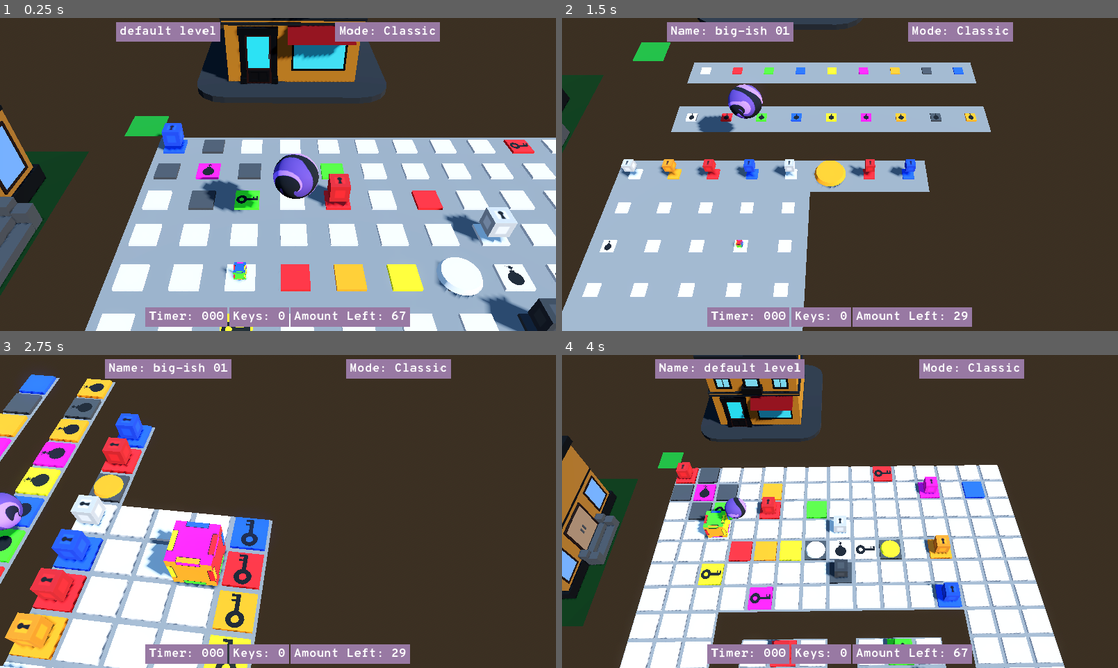
Above: before the commit, frames 1-4 (two rows, left to right).
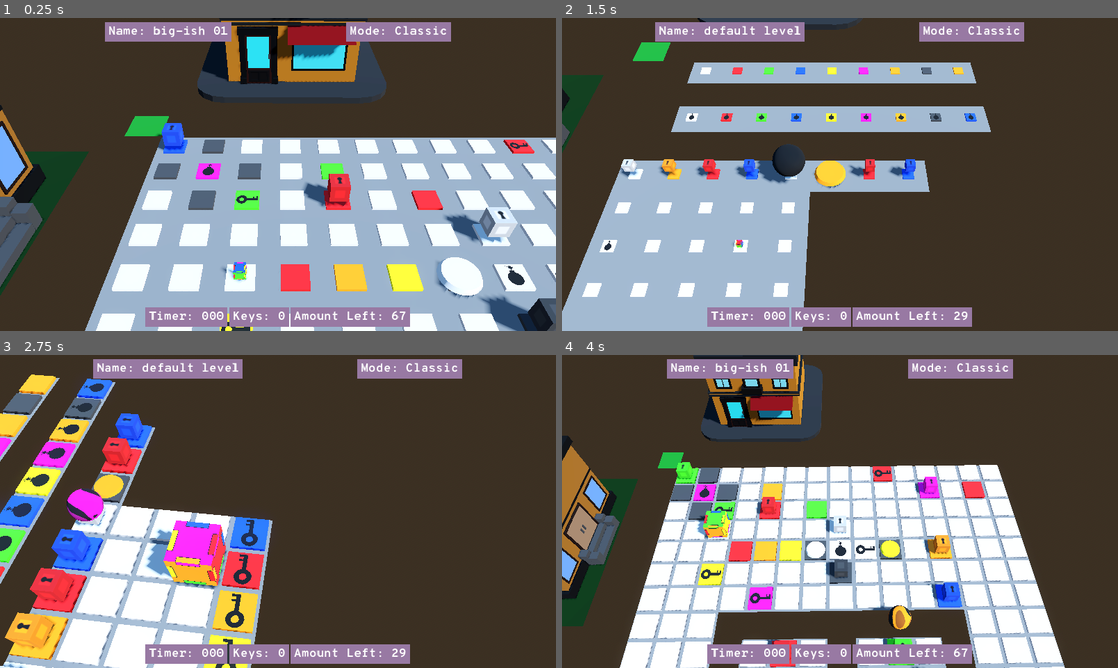
Above: after the commit, the same moments.

Repository: garrettjwilke/cube_thingy
Game: Godot game, scene res://scenes/3d/game_base.tscn
Same seed, same stepped clock (60 frames per second), same inputs: the game is played once before the commit and once after it.
Inputs:
- Up to frame 1 (0.25 s): no input
- Up to frame 2 (1.5 s): hold D (right) 0.53-1.28 s; tap N (level_next) at 0.6 s; tap B (level_previous) at 0.8, 1.35 s; hold S (back) from 1.28 s (still down)
- Up to frame 3 (2.75 s): tap N (level_next) at 1.55 s; release S (back) at 2.03 s; hold D (right) from 2.03 s (still down); tap Q (CAM_ROTATE_LEFT) at 2.1 s; tap B (level_previous) at 2.3 s
- Up to frame 4 (4 s): release D (right) at 2.78 s; hold W (forward) 2.78-3.53 s; tap E (CAM_ROTATE_RIGHT) at 2.85 s; tap N (level_next) at 3.05 s; hold A (left) from 3.53 s (still down); tap C (cam_swap) at 3.6 s; tap B (level_previous) at 3.8 s

The runs differ from the first frame. In frame 1, 2.6% of the frame differs, in the area x 18-82%, y 1-63%; in frame 2, 2.7%, in the area x 16-84%, y 1-53%; in frame 3, 2.7%; in frame 4, 2.1%.

Commit message:
added final orb thingy

Diff:
--- /dev/null
+++ b/assets/textures/marble_subviewport.tscn
@@ -0,0 +1,30 @@
+[gd_scene load_steps=3 format=3 uid="uid://wl22ybibevnf"]
+
+[ext_resource type="Shader" path="res://scripts/planet.gdshader" id="1_k6djs"]
+
+[sub_resource type="ShaderMaterial" id="ShaderMaterial_4k1ew"]
+shader = ExtResource("1_k6djs")
+shader_parameter/R = Vector2(0.8, 0.6)
+shader_parameter/scale = 0.2
+shader_parameter/speed = 0.2
+shader_parameter/direction = Vector3(1, 1, 0)
+shader_parameter/distortion = 0.5
+shader_parameter/layers = 2.0
+shader_parameter/shades = 2.0
+shader_parameter/steps = 4
+shader_parameter/tint = Vector3(0.2, 0.2, 1)
+
+[node name="SubViewport" type="SubViewport"]
+disable_3d = true
+size = Vector2i(128, 128)
+
+[node name="Node2D" type="Node2D" parent="."]
+
+[node name="ColorRect" type="ColorRect" parent="Node2D"]
+material = SubResource("ShaderMaterial_4k1ew")
+custom_minimum_size = Vector2(256, 256)
+anchors_preset = 15
+anchor_right = 1.0
+anchor_bottom = 1.0
+grow_horizontal = 2
+grow_vertical = 2
--- a/scenes/3d/view_3d.tscn
+++ b/scenes/3d/view_3d.tscn
@@ -6,7 +6,6 @@
 [ext_resource type="Shader" path="res://scripts/mobius.gdshader" id="5_hvqdt"]
 [ext_resource type="ArrayMesh" uid="uid://khps4w87p745" path="res://assets/meshes/shop_01.obj" id="5_kw8ap"]
 [ext_resource type="ArrayMesh" uid="uid://c5s26t4lib4sm" path="res://assets/meshes/building_01.obj" id="6_l0u5q"]
-[ext_resource type="Shader" path="res://scripts/planet.gdshader" id="8_xttnd"]
 
 [sub_resource type="ProceduralSkyMaterial" id="ProceduralSkyMaterial_m7yul"]
 sky_top_color = Color(0.290196, 0.447059, 0.701961, 1)
@@ -70,32 +69,6 @@
 [sub_resource type="PlaneMesh" id="PlaneMesh_l0mnd"]
 size = Vector2(1, 1)
 
-[sub_resource type="ViewportTexture" id="ViewportTexture_6ej75"]
-viewport_path = NodePath("finish_orb/SubViewport")
-
-[sub_resource type="StandardMaterial3D" id="StandardMaterial3D_eo5qt"]
-resource_local_to_scene = true
-albedo_color = Color(0.545098, 0.34902, 0.988235, 1)
-albedo_texture = SubResource("ViewportTexture_6ej75")
-clearcoat = 0.15
-clearcoat_roughness = 0.9
-
-[sub_resource type="SphereMesh" id="SphereMesh_5o4ws"]
-resource_local_to_scene = true
-material = SubResource("StandardMaterial3D_eo5qt")
-
-[sub_resource type="ShaderMaterial" id="ShaderMaterial_4k1ew"]
-shader = ExtResource("8_xttnd")
-shader_parameter/R = Vector2(0.8, 0.6)
-shader_parameter/scale = 0.2
-shader_parameter/speed = 0.2
-shader_parameter/direction = Vector3(1, 1, 0)
-shader_parameter/distortion = 0.5
-shader_parameter/layers = 2.0
-shader_parameter/shades = 2.0
-shader_parameter/steps = 4
-shader_parameter/tint = Vector3(0.2, 0.2, 1)
-
 [node name="view_3d" type="Node3D"]
 rotation_order = 0
 script = ExtResource("1_wpaoh")
@@ -154,22 +127,3 @@
 [node name="Building01" type="MeshInstance3D" parent="."]
 transform = Transform3D(0.3, 0, 0, 0, 0.3, 0, 0, 0, 0.3, -4.48819, 0, 3.44765)
 mesh = ExtResource("6_l0u5q")
-
-[node name="finish_orb" type="MeshInstance3D" parent="."]
-transform = Transform3D(0.8, 0, 3.0571e-15, 3.0571e-15, 3.49691e-08, -0.8, 0, 0.8, 3.49691e-08, 3, 1.5, 3)
-mesh = SubResource("SphereMesh_5o4ws")
-
-[node name="SubViewport" type="SubViewport" parent="finish_orb"]
-disable_3d = true
-size = Vector2i(128, 128)
-
-[node name="Node2D" type="Node2D" parent="finish_orb/SubViewport"]
-
-[node name="ColorRect" type="ColorRect" parent="finish_orb/SubViewport/Node2D"]
-material = SubResource("ShaderMaterial_4k1ew")
-custom_minimum_size = Vector2(256, 256)
-anchors_preset = 15
-anchor_right = 1.0
-anchor_bottom = 1.0
-grow_horizontal = 2
-grow_vertical = 2
--- a/scripts/cube_3d.gd
+++ b/scripts/cube_3d.gd
@@ -210,12 +210,14 @@
 			hmls.debug_message("cube_3d.gd", "reset button pressed", 1)
 			hmls.update_tiles("reset")
 			hmls.update_tiles("3d")
+			hmls.emit_signal("signal_level_start")
 			reset_pos()
 	if Input.is_action_just_pressed("level_next"):
 		if hmls.PAUSE == false:
 			hmls.update_level(1)
 			hmls.update_tiles("reset")
 			hmls.update_tiles("3d")
+			hmls.emit_signal("signal_level_start")
 			# set the position and then pass position to hmls.update_cube_position
 			# if we don't do this, the cube can end up on a bad tile
 			reset_pos()
@@ -224,6 +226,7 @@
 			hmls.update_level(-1)
 			hmls.update_tiles("reset")
 			hmls.update_tiles("3d")
+			hmls.emit_signal("signal_level_start")
 			reset_pos()
 	if hmls.PAUSE:
 		return
--- a/scripts/hmls.gd
+++ b/scripts/hmls.gd
@@ -320,6 +320,22 @@
 	floor_material.albedo_color = get_default("COLOR_BLACK")
 	get_node(str("/root/hmls/VIEW_3D/",x,"x",y)).mesh.surface_set_material(0, floor_material)
 
+func spawn_final_orb(position,COLOR):
+	var finish_orb_mesh = MeshInstance3D.new()
+	finish_orb_mesh.name = "finish_orb_mesh"
+	finish_orb_mesh.mesh = SphereMesh.new()
+	finish_orb_mesh.mesh.radius = 0.5
+	finish_orb_mesh.mesh.resource_local_to_scene = true
+	finish_orb_mesh.scale = Vector3(0.8,0.8,0.8)
+	finish_orb_mesh.position = position
+	get_node("/root/hmls/VIEW_3D").add_child(finish_orb_mesh)
+	var subviewport = load("res://assets/textures/marble_subviewport.tscn").instantiate()
+	finish_orb_mesh.add_child(subviewport)
+	var new_mat = StandardMaterial3D.new()
+	new_mat.albedo_color = COLOR
+	new_mat.albedo_texture = subviewport.get_texture()
+	finish_orb_mesh.mesh.material = new_mat
+	finish_orb_mesh.rotation.z = 90
 
 # this will spawn after the update_tiles() is ran
 func tile_spawn(x, y, cell):
@@ -458,6 +474,8 @@
 		y += 1
 		if y > LEVEL_RESOLUTION.y:
 			LEVEL_RESOLUTION.y += 1
+	var rng_spawn = Vector2(rng(0,LEVEL_RESOLUTION.x),rng(0,LEVEL_RESOLUTION.y))
+	spawn_final_orb(Vector3(rng_spawn.x,0.5,rng_spawn.y),get_cell_data(str(rng(2,7),0))[0])
 
 var temp_counter = 0
 var LAST_CELL = ""
@@ -470,7 +488,6 @@
 	var CHECK_TILE = hmls.get_cell_data(hmls.CURRENT_LEVEL[CELL.y][CELL.x])
 	var COLOR = CHECK_TILE[1]
 	var ATTRIBUTE = CHECK_TILE[3]
-	print("wtf? ",temp_counter)
 	match ATTRIBUTE:
 		"start_position":
 			if GAME_MODE == "Classic":
--- a/scripts/planet.gdshader
+++ b/scripts/planet.gdshader
@@ -5,7 +5,7 @@
 shader_type canvas_item;
 
 uniform vec2 R = vec2(.4, .6);
-uniform float scale = 0.4;
+uniform float scale = 0.2;
 uniform float speed = 0.05;
 uniform vec3 direction = vec3(1,1,0);
 uniform float distortion = 0.5;
@@ -13,7 +13,7 @@
 uniform float shades = 2;
 uniform int steps = 4;
 
-uniform vec3 tint = vec3(0.2,0.2,1.);
+uniform vec3 tint = vec3(0.1,0.1,1.);
 
 float gyroid (vec3 seed) { return dot(sin(seed),cos(seed.yzx)); }
 
--- a/scripts/view_3d.gd
+++ b/scripts/view_3d.gd
@@ -32,13 +32,14 @@
 func _ready():
 	if hmls.OS_CHECK == "mobile":
 		hmls.ENABLE_SHADERS = false
-	#hmls.PAUSE = false
 	rotate_view(0)
 	hmls.update_tiles("3d")
 	# after updating the level tiles, set the cube position
 	var CUBE = get_node("Cube")
 	CUBE.position = Vector3(hmls.START_POSITION.x,0,hmls.START_POSITION.y)
 	hmls.update_cube_position(Vector2(CUBE.position.x, CUBE.position.z))
+	hmls.emit_signal("signal_level_start")
+	#hmls.spawn_final_orb(Vector3(5,1,8),hmls.get_default("COLOR_YELLOW"))
 
 var COLOR_CYCLE = 0
 func _process(delta):
Not shown: 1 places in scenes/3d/view_3d.tscn that only renumber resources
